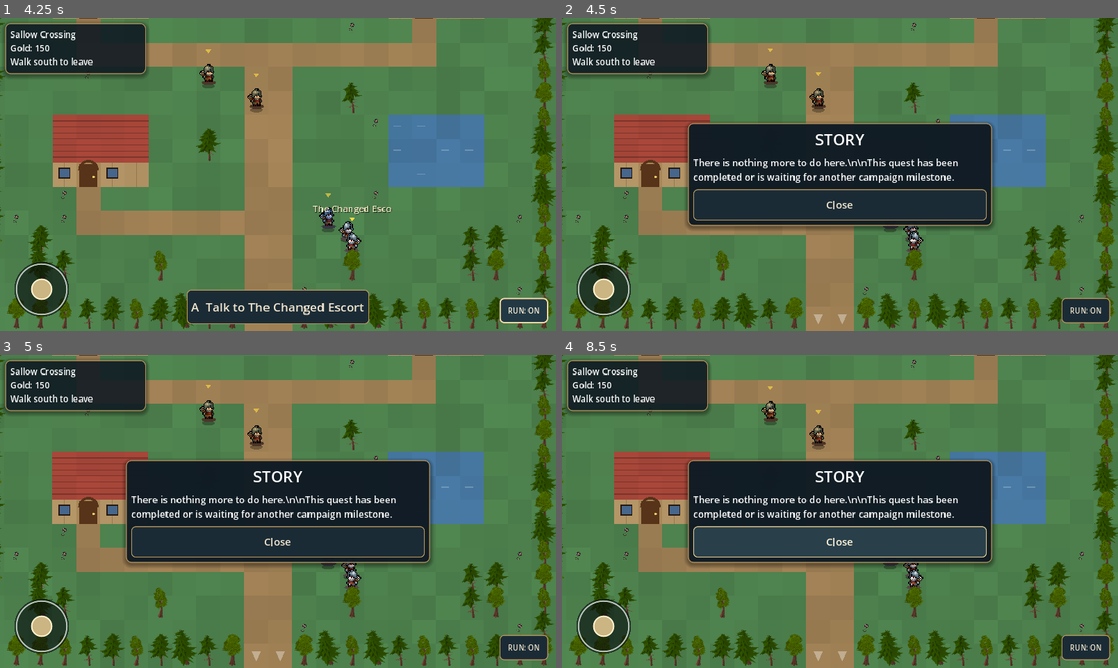
Above: before the commit, frames 1-4 (two rows, left to right).
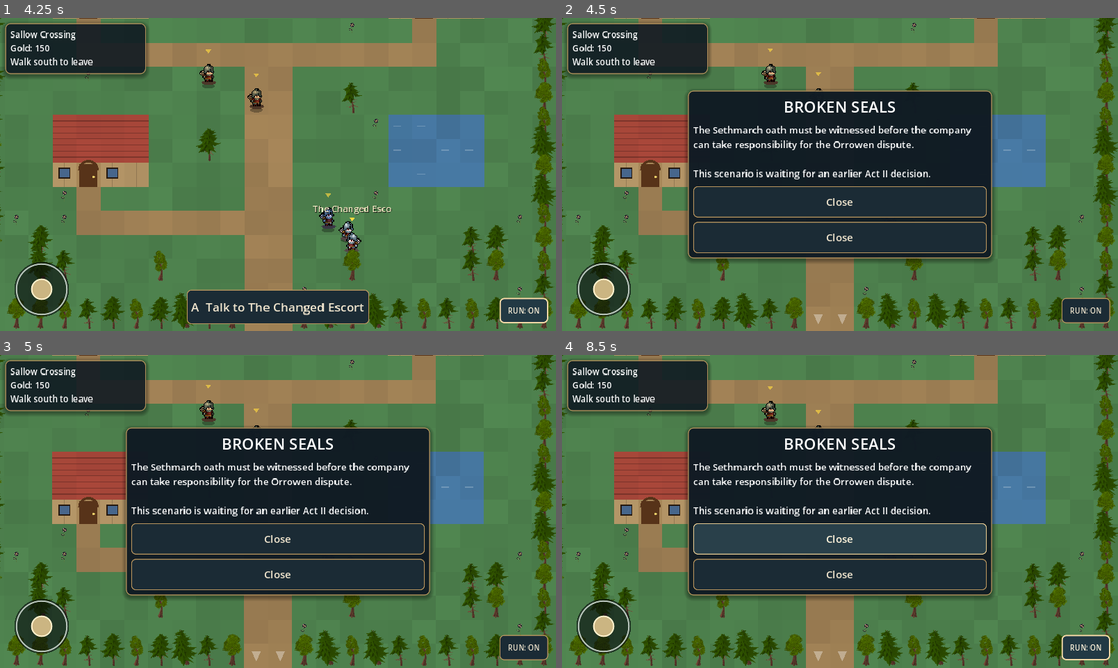
Above: after the commit, the same moments.

Repository: ninjun42215-gif/KindleWake
Game: Godot game, scene res://Location.tscn
The game is run twice, just before and just after one commit, with the same random seed, the same clock (stepped at 60 frames per second) and the same inputs. This scene is started directly instead of the project's main scene.
Inputs (mouse positions are in pixels of both pictures, inside the frame that each line leads up to):
- Up to frame 1 (4.25 s): click "RUN" at 0.5 s; click "RUN: ON" at 1.25 s; tap Enter at 2 s; drag from (44, 290) to (333, 105) at 2.02 s; drag from (166, 190) to (250, 237) at 2.77 s; move the mouse to (333, 105) at 3.52 s; hold Right (ui_right) from 3.53 s (still down); tap E (interact) at 3.6 s
- Up to frame 2 (4.5 s): release Right (ui_right) at 4.25 s; click "A Talk to The Changed Escort" at 4.25 s
- Up to frame 3 (5 s): no input
- Up to frame 4 (8.5 s): tap Space at 5 s; drag from (812, 574) to (673, 464) at 5.02 s; move the mouse to (1006, 558) at 5.77 s; hold Left (ui_left) 5.78-6.5 s; tap E (interact) at 5.85, 7.35 s; drag from (673, 464) to (756, 433) at 6.52 s; move the mouse to (867, 511) at 7.27 s; hold Down (ui_down) 7.28-8 s; click (867, 511) at 7.42 s; drag from (756, 433) to (728, 527) at 8.02 s

Frame 1 is identical in both runs. In frame 2, 16% of the frame differs, in the area x 22-78%, y 22-78%; in frame 3, 16%; in frame 4, 17%, in the area x 22-99%, y 22-98%.

Commit message:
Connect Act II story spots to playable challenge scenes

Diff:
--- a/Kindlewake/scripts/ui/location_scene.gd
+++ b/Kindlewake/scripts/ui/location_scene.gd
@@ -3,6 +3,7 @@
 const RecruitmentSystem = preload("res://scripts/core/recruitment_system.gd")
 const BrinegateQuestSystem = preload("res://scripts/core/brinegate_quest_system.gd")
 const OpeningActOneQuestSystem = preload("res://scripts/core/opening_act_one_quest_system.gd")
+const ActTwoQuestSystem = preload("res://scripts/core/act_two_quest_system.gd")
 const ExplorationControls = preload("res://scripts/ui/exploration_controls.gd")
 const VirtualStick = preload("res://scripts/ui/virtual_stick.gd")
 const PremiumUITheme = preload("res://scripts/ui/premium_ui_theme.gd")
@@ -255,7 +256,11 @@
             spot_buttons.add_child(_btn("Present the ledger publicly", _resolve_brinegate_choice.bind("public")))
             spot_buttons.add_child(_btn("Keep the Codicil seal private", _resolve_brinegate_choice.bind("private")))
     elif spot_kind == "story":
-        _render_opening_story(near_spot)
+        var story_id: String = str(near_spot.get("story_id", ""))
+        if story_id in ["boundary_tree", "orrowen_hearing", "changed_escort"]:
+            _render_act_two_story(near_spot)
+        else:
+            _render_opening_story(near_spot)
     elif spot_kind == "recruit":
         var cid: String = str(near_spot.get("character_id", ""))
         var definition: Dictionary = GameData.characters.get(cid, {})
@@ -297,6 +302,33 @@
     else:
         spot_text.text += "\\n\\nThis quest has been completed or is waiting for another campaign milestone."
 
+
+func _render_act_two_story(spot: Dictionary) -> void:
+    var story_id := str(spot.get("story_id", ""))
+    var view: Dictionary = ActTwoQuestSystem.inspect(story_id, GameState.world_flags)
+    spot_title.text = str(view.get("title", spot.get("name", "Story")))
+    spot_text.text = str(view.get("body", ""))
+    for child in spot_buttons.get_children():
+        spot_buttons.remove_child(child)
+        child.queue_free()
+    if bool(view.get("available", false)) and not bool(view.get("complete", false)):
+        spot_buttons.add_child(_btn("Begin playable Act II scenario", _launch_act_two_challenge.bind(story_id)))
+    elif bool(view.get("complete", false)):
+        spot_text.text += "\n\nThis scenario is recorded in the campaign chronicle."
+    else:
+        spot_text.text += "\n\nThis scenario is waiting for an earlier Act II decision."
+    spot_buttons.add_child(_btn("Close", _close_panel))
+
+
+func _launch_act_two_challenge(story_id: String) -> void:
+    var view: Dictionary = ActTwoQuestSystem.inspect(story_id, GameState.world_flags)
+    if not bool(view.get("available", false)) or bool(view.get("complete", false)):
+        spot_text.text += "\n\nThis scenario is not currently available."
+        return
+    GameState.pending_location = current_map_id
+    GameState.world_flags["_pending_act_two_challenge"] = story_id
+    GameState.world_flags["_pending_act_two_challenge_step"] = 0
+    get_tree().change_scene_to_file("res://ActTwoQuestChallenge.tscn")
 
 func _launch_opening_challenge(story_id: String) -> void:
     if not ["blocked_well", "roof_before_banner", "last_convoy", "toll_book", "first_oath"].has(story_id):
